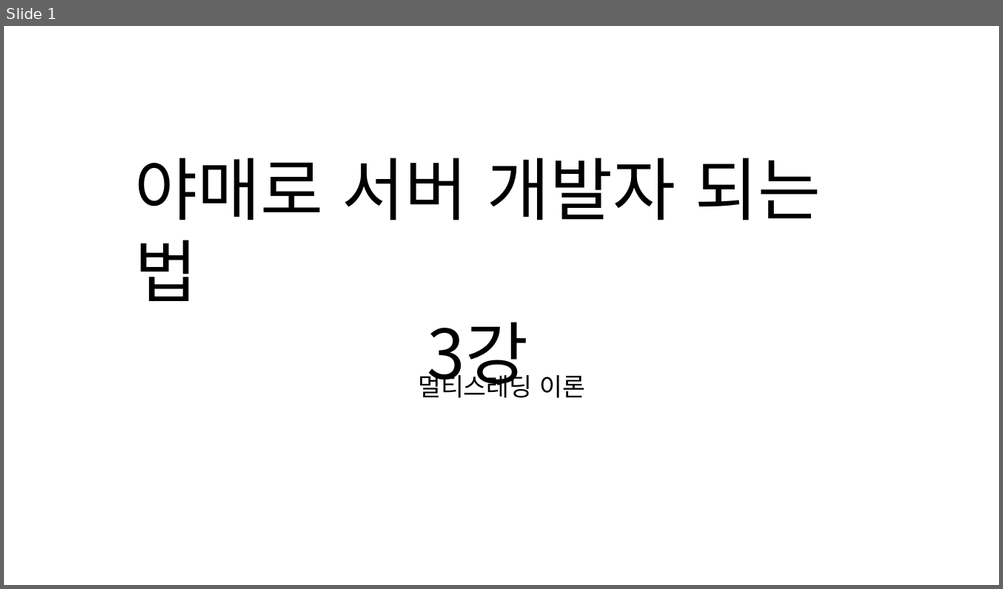
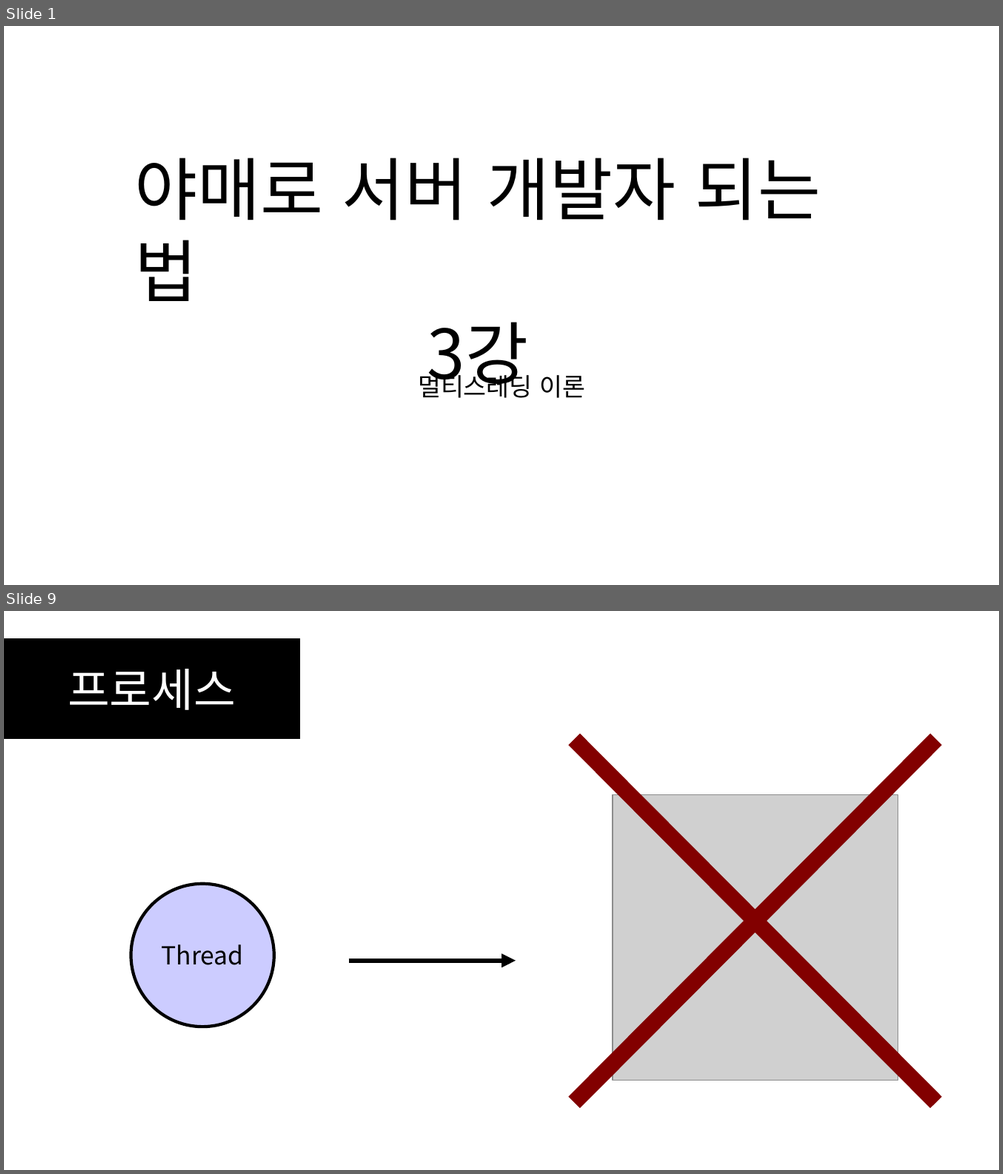
Before and after one commit to SEH00N/SDLU, a slide deck: ServerLecture/PT/3강 멀티스레딩 이론.pptx. Shown one above the other, each under a label of ours: slide 1 before the commit, slides 1 and 9 after it; the slides between them are not shown. The pictures are 1003x589 and 1003x1174 pixels, drawn with LibreOffice and Linux fonts; fonts in the diff are those of the drawing; grey boxes stand for pictures. Boxes give left, top, right and bottom in pixels: in the first picture for what was removed or moved away, otherwise in the second. Text is boxed around its words. In the diff, an @@ line names an element or a change of style, - is before the commit and + after.

Commit message:
thread multithread

```diff
--- a/ServerLecture/PT/3강 멀티스레딩 이론.pptx
+++ b/ServerLecture/PT/3강 멀티스레딩 이론.pptx
@@ slide 9 added at [4, 611, 999, 1170], background #FFFFFF @@
@@ cross added at [407, 611, 999, 1170], fill #820000 @@
@@ rectangle added at [4, 638, 299, 738], fill #000000, outline #000000 1 pt, 44 pt, text #FFFFFF @@
+프로세스
@@ picture added at [612, 795, 897, 1080] @@
@@ ellipse added at [131, 884, 274, 1028], fill #CCCCFF, outline #000000 3 pt, 24 pt, text #000000 @@
+Thread
@@ arrow added from (349, 961) to (516, 961), #000000 4.5 pt @@
```
Also in this commit, not shown: 29 other slides added, 2 other files.
